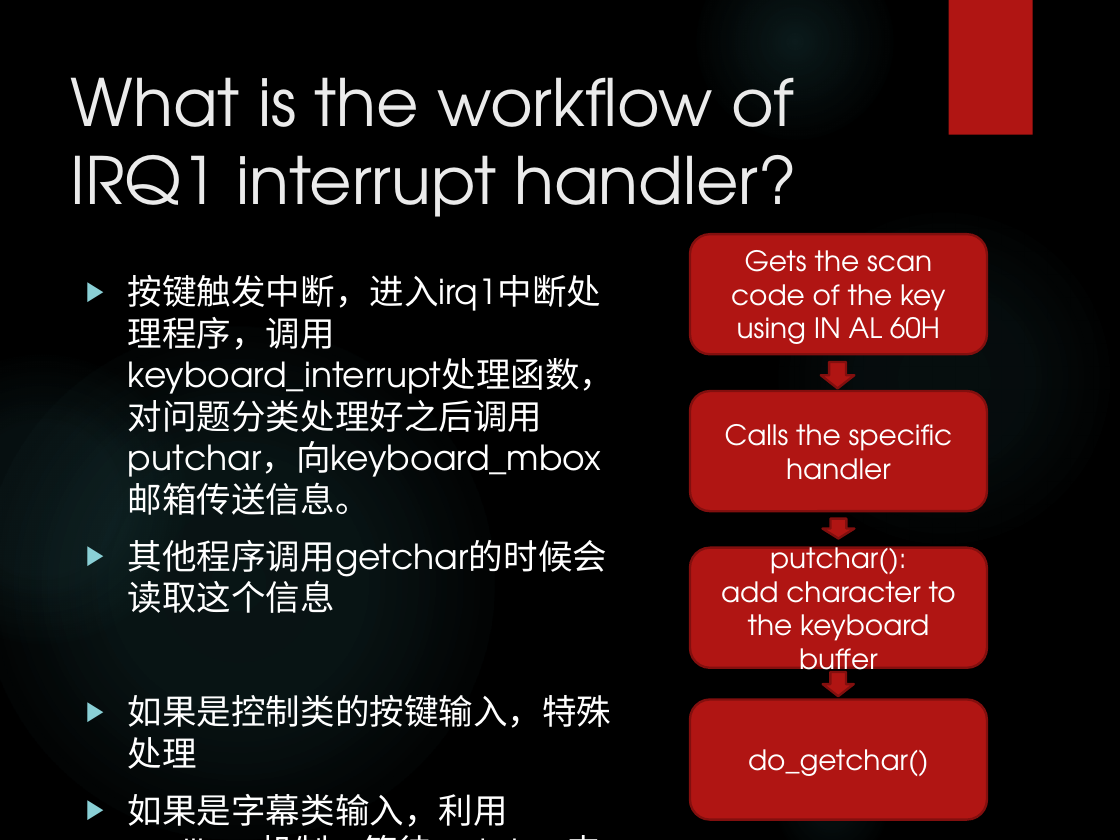
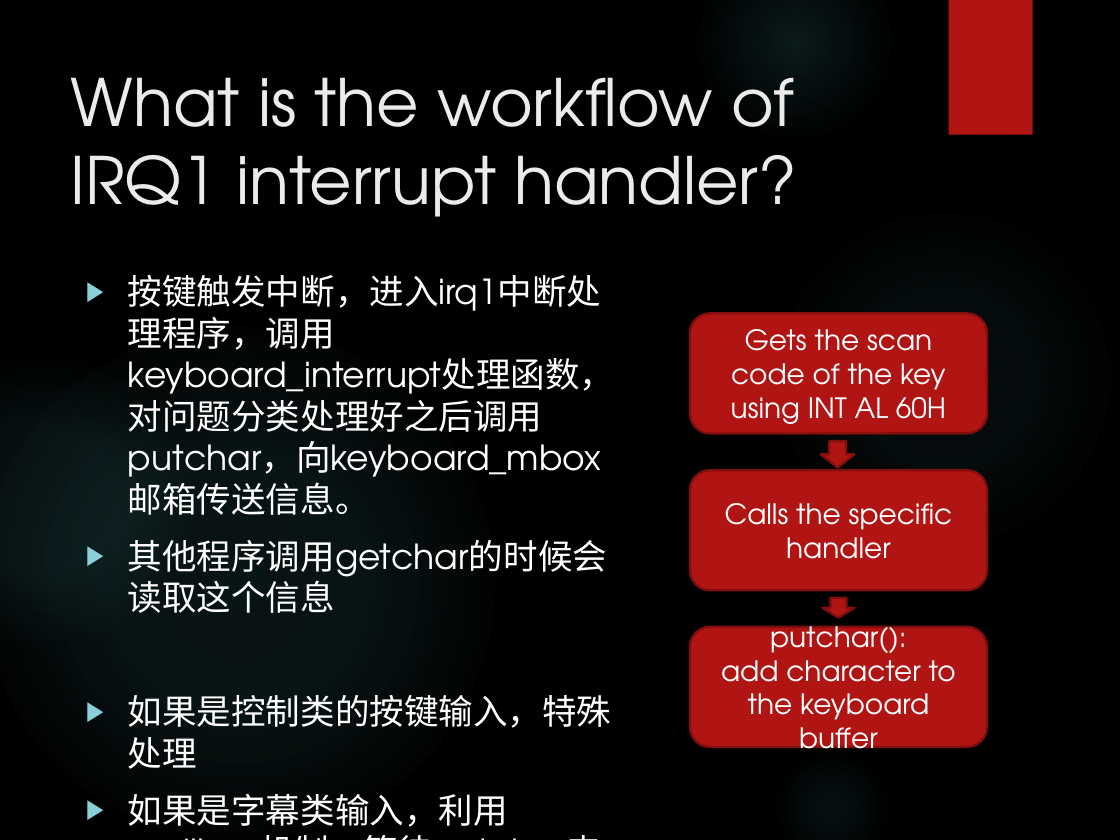
Before and after one commit to dalek-who/MyLearning, a slide deck: slide 7 of Operating system/project4-IPC-and-process-management/P4DesignReview.pptx. Drawn at 1120x840 pixels with LibreOffice and Linux fonts; fonts in the diff are those of the drawing; background and template pictures are left out. Boxes give left, top, right and bottom in pixels: in the first picture for what was removed or moved away, otherwise in the second. Text is boxed around its words. In the diff, an @@ line names an element or a change of style, - is before the commit and + after.

```diff
--- a/Operating system/project4-IPC-and-process-management/P4DesignReview.pptx
+++ b/Operating system/project4-IPC-and-process-management/P4DesignReview.pptx
@@ text in rounded rectangle at <box>731,329,946,424</box>: text changed @@
-Gets the scan code of the key using IN AL 60H
+Gets the scan code of the key using INT AL 60H
@@ 3 rounded rectangles, 2 down arrows: place and size @@
-3 rounded rectangles, 2 down arrows at <box>690,234,987,668</box>
+3 rounded rectangles, 2 down arrows at <box>690,314,987,747</box>
@@ down arrow removed at <box>822,672,853,697</box> @@
@@ rounded rectangle removed at <box>690,700,987,820</box> @@
-do_getchar()
```
Also in this commit, not shown: 4 other slides changed, 1 other file.
